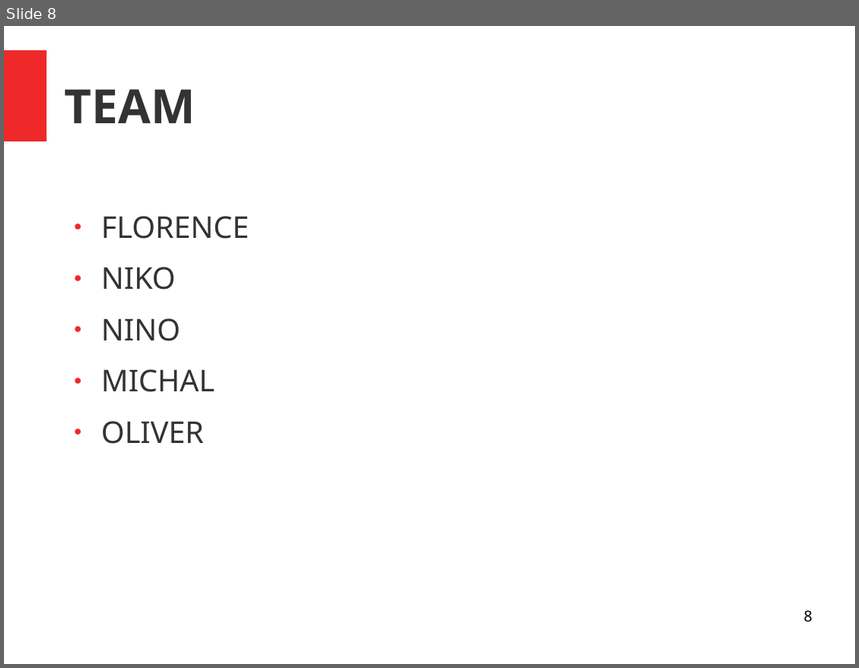
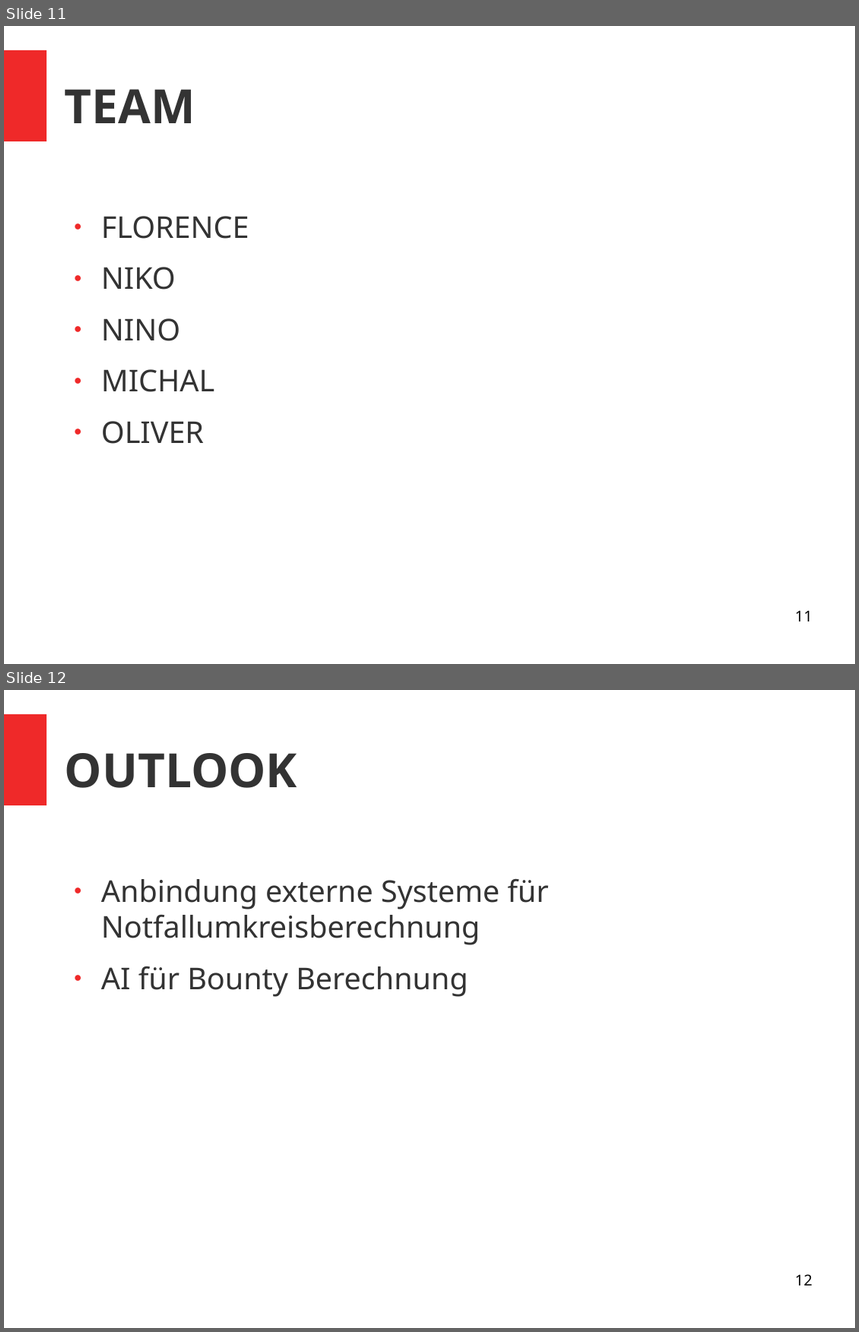
Before and after one commit to ninomllr/bernhackt-2023, a slide deck: Draft_presentation.odp. Shown one above the other, each under a label of ours: slide 8 before the commit, slides 11 and 12 after it. The pictures are 859x668 and 859x1332 pixels, drawn with LibreOffice and Linux fonts; fonts in the diff are those of the drawing. Boxes give left, top, right and bottom in pixels: in the first picture for what was removed or moved away, otherwise in the second. Text is boxed around its words. In the diff, an @@ line names an element or a change of style, - is before the commit and + after.

```diff
--- a/Draft_presentation.odp
+++ b/Draft_presentation.odp
@@ slide 12 added at bbox=[4, 690, 855, 1328], background #FFFFFF; not listed: 1 template element that a slide beside it also shows @@
@@ title added at bbox=[65, 753, 297, 788], 44 pt, text #333333, bold @@
+OUTLOOK
@@ text added at bbox=[101, 878, 549, 997], 28 pt, text #333333 @@
+● Anbindung externe Systeme für Notfallumkreisberechnung
+● AI für Bounty Berechnung
@@ page number added at bbox=[795, 1274, 813, 1286], 14 pt, text #000000 @@
+12
@@ what was slide 8 is now slide 11 @@
@@ page number at bbox=[795, 611, 813, 622]: text changed @@
-8
+11
```
Also in this commit, not shown: 1 slide changed, 4 other slides added, 2 slides removed.
